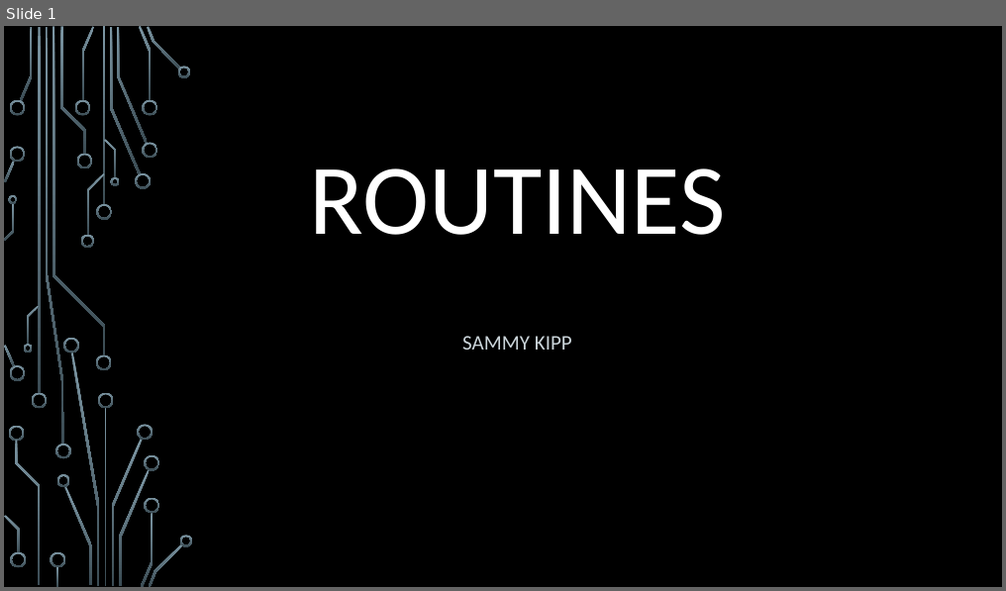
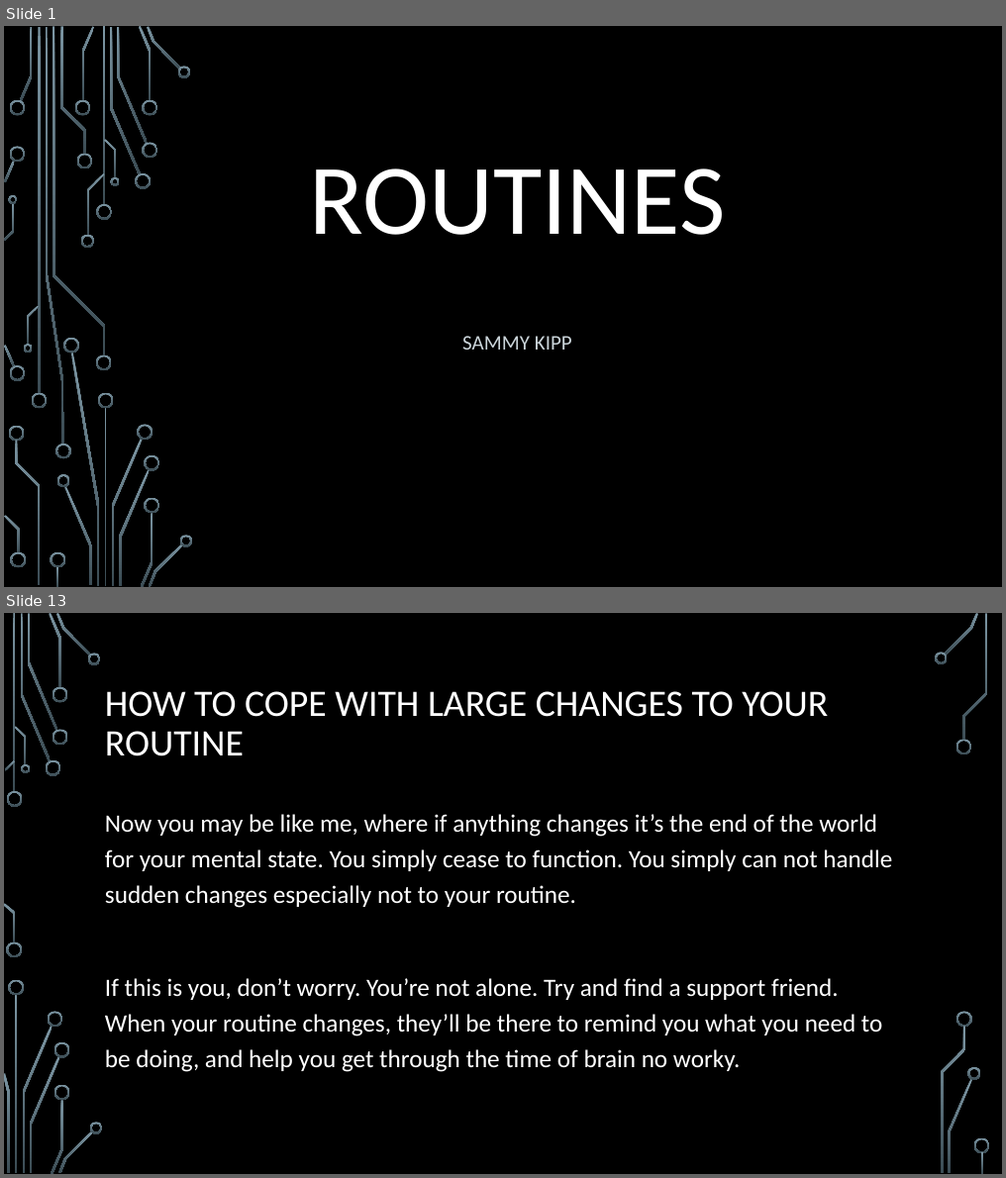
Before and after one commit to csmith1188/docpacs2122, a slide deck: docpac_mar18/Sammy Kipp/PowerPoint for Programming.pptx. Shown one above the other, each under a label of ours: slide 1 before the commit, slides 1 and 13 after it; the slides between them are not shown. The pictures are 1006x591 and 1006x1178 pixels, drawn with LibreOffice and Linux fonts; fonts in the diff are those of the drawing; background and template pictures are left out. Boxes give left, top, right and bottom in pixels: in the first picture for what was removed or moved away, otherwise in the second. Text is boxed around its words. In the diff, an @@ line names an element or a change of style, - is before the commit and + after.

```diff
--- a/docpac_mar18/Sammy Kipp/PowerPoint for Programming.pptx
+++ b/docpac_mar18/Sammy Kipp/PowerPoint for Programming.pptx
@@ slide 13 added at bbox=[4, 613, 1002, 1174], background picture (left out) @@
@@ title added at bbox=[105, 691, 828, 757], 36 pt, text #FFFFFF @@
+HOW TO COPE WITH LARGE CHANGES TO YOUR ROUTINE
@@ text added at bbox=[105, 814, 892, 1072], 24 pt, text #FFFFFF @@
+Now you may be like me, where if anything changes it’s the end of the world for your mental state. You simply cease to function. You simply can not handle sudden changes especially not to your routine.
+If this is you, don’t worry. You’re not alone. Try and find a support friend. When your routine changes, they’ll be there to remind you what you need to be doing, and help you get through the time of brain no worky.
@@ group added at bbox=[4, 613, 990, 1174]: 33 freeform shapes, 3 rectangles @@
```
Also in this commit, not shown: 7 slides changed, 6 other slides added, 3 other files.
